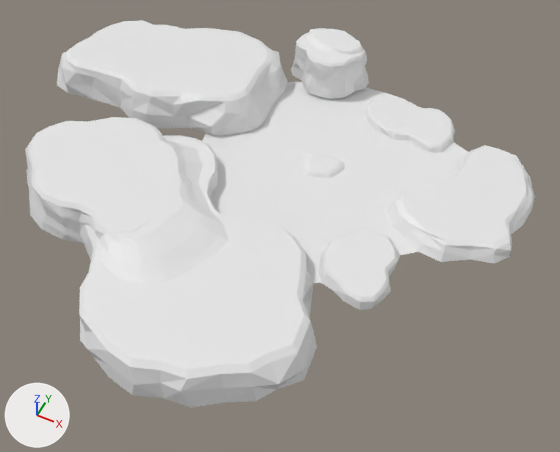
An edit to the glTF model second-breath/environment/3dmodels/sorrow.glb, drawn before and after from the same camera.
The view is the same before and after, from a camera (50 mm lens) standing at (144.6, -280.1, 177.7) and looking at (71.8, -134.5, -4.3). The lights are fixed; the arrows at lower left show +X, +Y and +Z. The first picture is the older version. Where no turn or scale is listed for an object, it has been applied to the vertices. Vertices at exactly the same position are counted once.

In view in the first picture: 'PreSorrow', 'PreSorrow2', 'PreSorrow23', 'Sorrow', 'Sorrow12', 'Sorrow2', 'SorrowArena'.
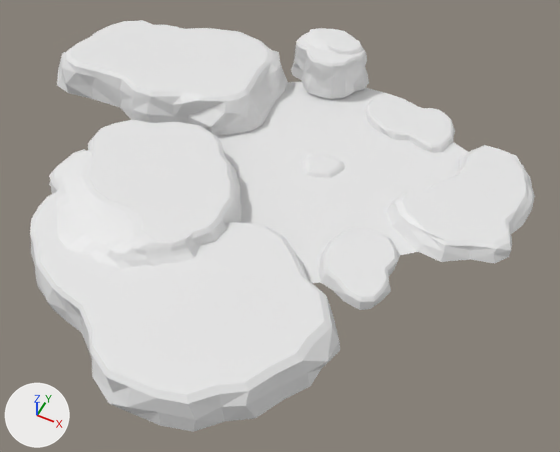
What differs and where, as boxes (x1, y1, x2, y2) in the pictures (560 x 452 px):
```json
{"object": "Sorrow", "change": "moved, turned", "before": [79, 135, 317, 408], "after": [30, 192, 340, 432]}
{"object": "Sorrow2", "change": "moved, turned", "before": [25, 117, 183, 243], "after": [88, 120, 242, 245]}
{"object": "Sorrow12", "change": "reshaped, moved, turned, rescaled", "before": [99, 140, 229, 285], "after": [49, 149, 200, 269]}
{"object": "PreSorrow23", "change": "rescaled, turned", "before": [306, 34, 347, 56], "after": [303, 32, 332, 51]}
```

Scene script edits in JSON lines:
```json
{"block": "me_plane_022", "where": "# used by ob_sorrow12; location = (43.4, -154.7, 6.8); scale = (-35.1, -35.1, -35.1)"}
{"op": "remove", "block": "me_plane_022", "code": "me_plane_022.from_pydata(...)  # 114 vertices, 207 faces; spans x -0.63..0.61, y -0.88..0.74, z -0.08..0.04"}
{"op": "add", "block": "me_plane_022", "code": "me_plane_022.from_pydata(...)  # 240 vertices, 476 faces; spans x -0.69..0.71, y -1.0..1.0, z -0.01..0.39"}
{"block": "me_plane_022", "change": "me_plane_022 part 1: 114 vertices removed from x -0.63..0.61, y -0.88..0.74, z -0.08..0.04; 240 vertices added at x -0.69..0.71, y -1.0..1.0, z -0.01..0.39"}
{"op": "set", "path": "ob_sorrow.location", "old": "(78.3, -141.1, 0.1)", "new": "(68.1, -142.8, 0.1)"}
{"op": "set", "path": "ob_sorrow.rotation_euler", "old": "(0.0, 0.0, 0.172)", "new": "(0.0, 0.0, 0.636)", "note": "degrees (0, 0, 10) -> degrees (0, 0, 36)"}
{"op": "set", "path": "ob_sorrow2.location", "old": "(34.1, -142.8, 0.0)", "new": "(50.9, -140.0, -0.2)"}
{"op": "set", "path": "ob_sorrow2.rotation_euler", "old": "(0.0, 0.0, 0.448)", "new": "(-0.00425, 0.00364, 0.259)", "note": "degrees (0, 0, 26) -> degrees (-0.2, 0.2, 15)"}
{"op": "set", "path": "ob_sorrow12.location", "old": "(43.4, -154.7, 6.8)", "new": "(28.2, -157.3, -3.3)"}
{"op": "set", "path": "ob_sorrow12.rotation_euler", "old": "(0.0, 0.0, 0.0)", "new": "(0.0, 0.0, 1.216)", "note": "degrees (0, 0, 0) -> degrees (0, 0, 70)"}
{"op": "set", "path": "ob_sorrow12.scale", "old": "(-35.1, -35.1, -35.1)", "new": "(32.5, 32.5, 32.5)"}
{"op": "set", "path": "ob_presorrow23.rotation_euler", "old": "(0.0, 0.0, 0.993)", "new": "(0.0, 0.0, 0.0)", "note": "degrees (0, 0, 57) -> degrees (0, 0, 0)"}
{"op": "set", "path": "ob_presorrow23.scale", "old": "(-9.61, -9.61, -9.61)", "new": "(15.2, 15.2, 15.2)"}
```
